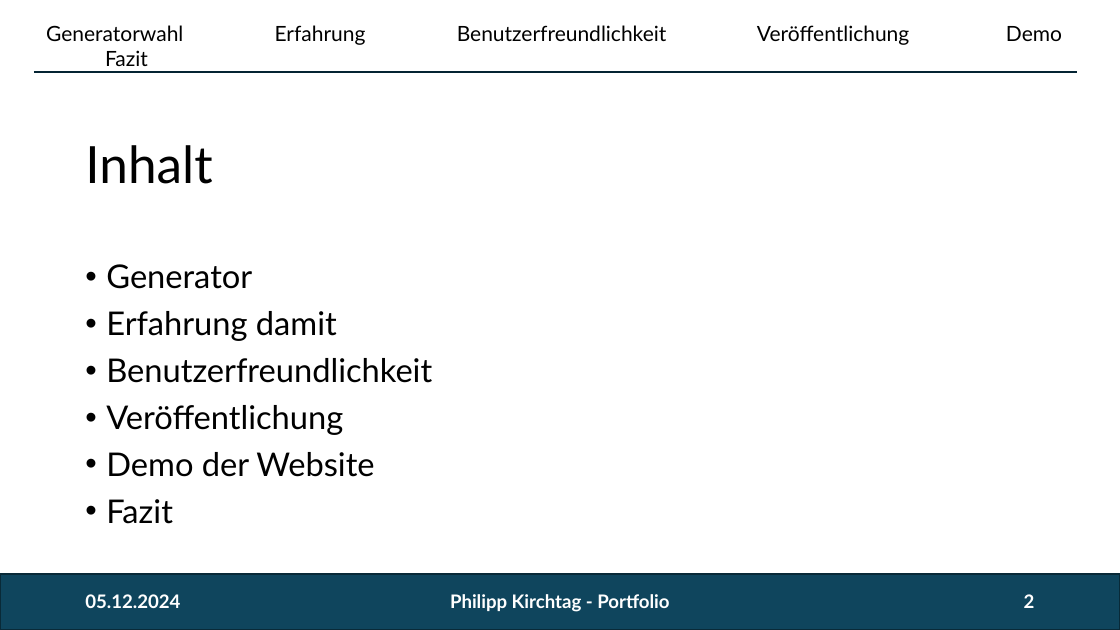
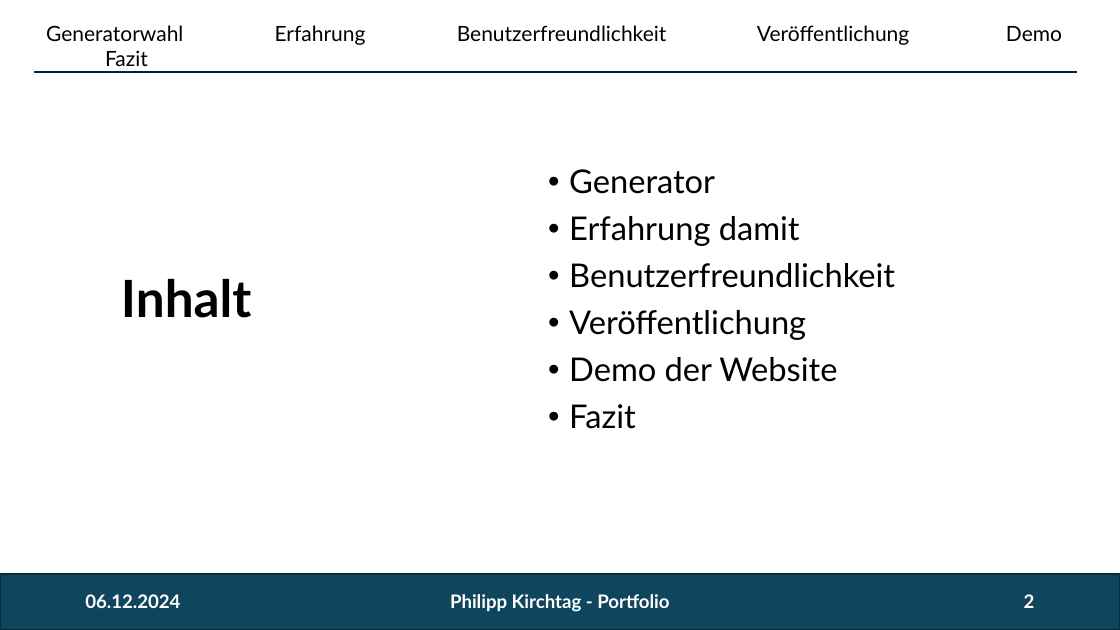
Before and after one commit to philippkirchtag/portfolio, a slide deck: slide 2 of portfolio_kirchtag.pptx. Drawn at 1120x630 pixels with LibreOffice and Linux fonts; fonts in the diff are those of the drawing. Boxes give left, top, right and bottom in pixels: in the first picture for what was removed or moved away, otherwise in the second. Text is boxed around its words. In the diff, an @@ line names an element or a change of style, - is before the commit and + after.

```diff
--- a/portfolio_kirchtag.pptx
+++ b/portfolio_kirchtag.pptx
@@ text "Generator": place and size @@
-text "Generator" at [106,264,432,477]
+text "Generator" at [569,169,895,382]
@@ title "Inhalt": place and size @@
-title "Inhalt" at [85,145,212,184]
+title "Inhalt" at [121,279,252,318]
@@ title "Inhalt" at [121,279,252,318]: bold on @@
@@ text at [85,594,180,608]: text changed @@
-05.12.2024
+06.12.2024
```
Also in this commit, not shown: 7 other slides changed, 1 other file.
